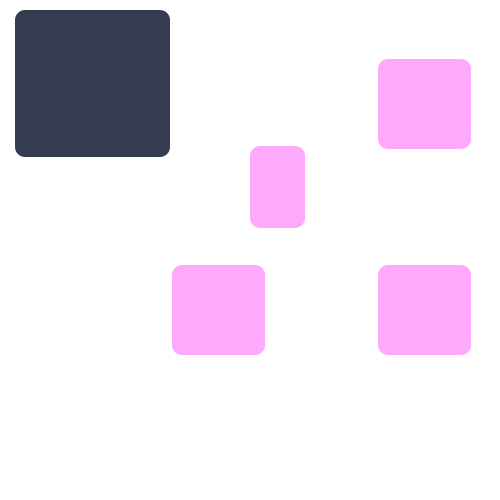
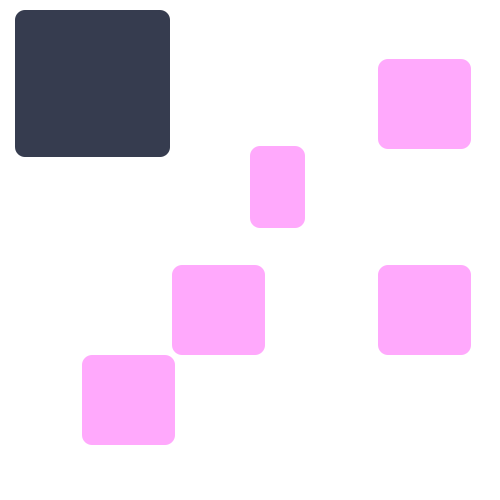
The second 500 × 500 image is a revision of the first. Changes to its layers:
added layer "모서리가 둥근 직사각형 2 복사 3" above "모서리가 둥근 직사각형 2" over [82, 355, 175, 445]
